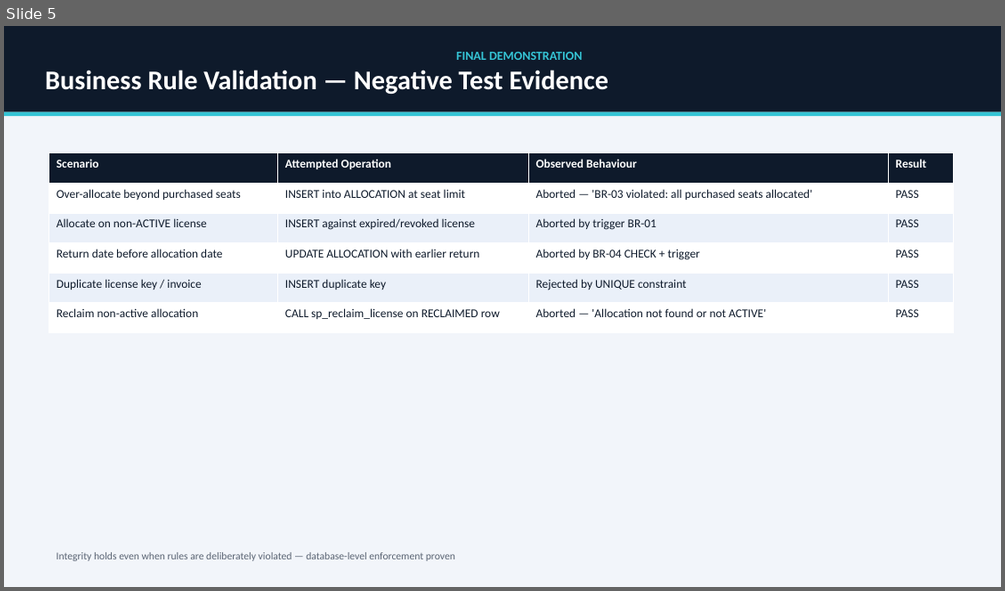
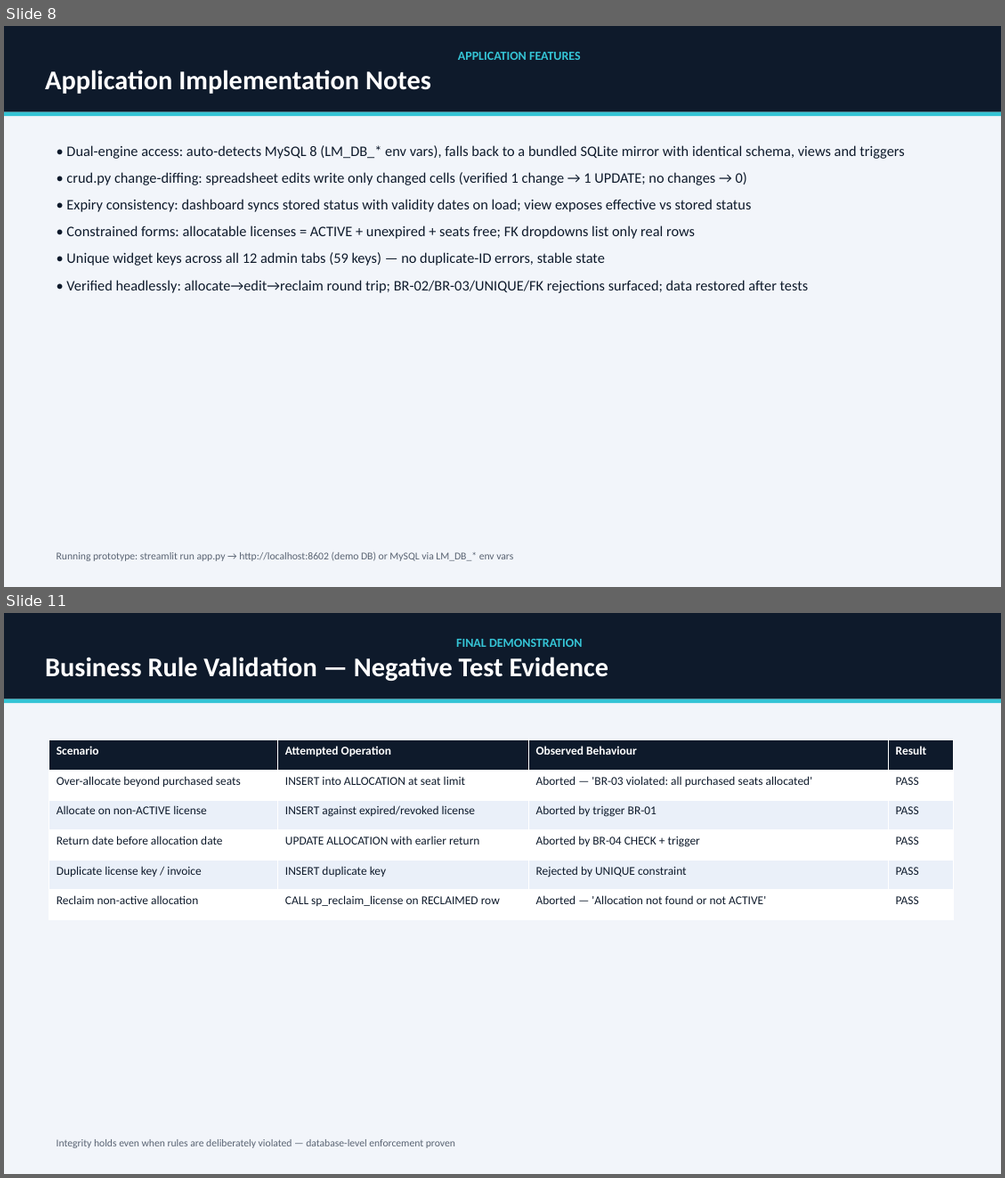
Before and after one commit to Rish3666/Software-License-Subscription-Management-System, a slide deck: ppt_review3.pptx. Shown one above the other, each under a label of ours: slide 5 before the commit, slides 8 and 11 after it; the slides between them are not shown. The pictures are 1005x591 and 1005x1178 pixels, drawn with LibreOffice and Linux fonts; fonts in the diff are those of the drawing. Boxes give left, top, right and bottom in pixels: in the first picture for what was removed or moved away, otherwise in the second. Text is boxed around its words. In the diff, an @@ line names an element or a change of style, - is before the commit and + after.

```diff
--- a/ppt_review3.pptx
+++ b/ppt_review3.pptx
@@ slide 8 added at box(4, 26, 1001, 587), background #FFFFFF @@
@@ rectangle added at box(4, 26, 1001, 587), fill #F2F5FA @@
@@ rectangle added at box(4, 26, 1001, 112), fill #0E1A2B, 26 pt, text #FFFFFF, bold @@
+APPLICATION FEATURES
+Application Implementation Notes
@@ rectangle added at box(4, 112, 1001, 117), fill #35C4D5 @@
@@ text added at box(66, 145, 904, 293), 14 pt, text #0E1A2B @@
+• Dual-engine access: auto-detects MySQL 8 (LM_DB_* env vars), falls back to a bundled SQLite mirror with identical schema, views and triggers
+• crud.py change-diffing: spreadsheet edits write only changed cells (verified 1 change → 1 UPDATE; no changes → 0)
+• Expiry consistency: dashboard syncs stored status with validity dates on load; view exposes effective vs stored status
+• Constrained forms: allocatable licenses = ACTIVE + unexpired + seats free; FK dropdowns list only real rows
+• Unique widget keys across all 12 admin tabs (59 keys) — no duplicate-ID errors, stable state
+• Verified headlessly: allocate→edit→reclaim round trip; BR-02/BR-03/UNIQUE/FK rejections surfaced; data restored after tests
@@ text added at box(57, 551, 513, 561), 10 pt, text #5A6473 @@
+Running prototype: streamlit run app.py → http://localhost:8602 (demo DB) or MySQL via LM_DB_* env vars
@@ what was slide 5 is now slide 11 @@
```
Also in this commit, not shown: 3 slides changed, 5 other slides added, 13 other files.
